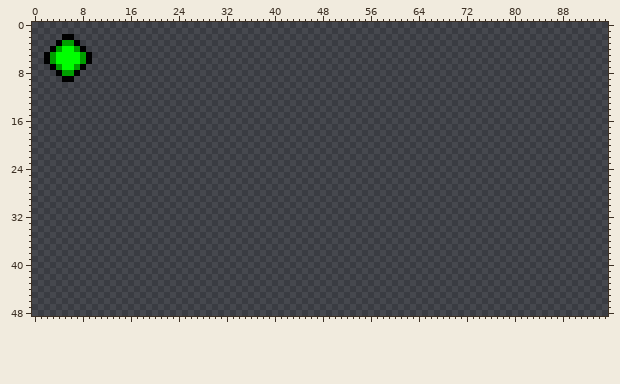
A sprite sheet gets an edit: Minimap/Icons.png. The first picture shows the starting point.
The file is 96x96 pixels. Shown: x 0..95, y 0..48.
Once edited:
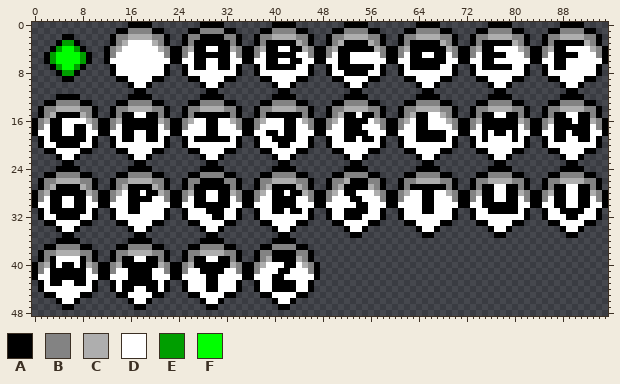
Palette (. is transparent): A #000000  B #838383  C #aeaeae  D #ffffff  E #009e00  F #00ff00
Changes in this commit:
y 0: x 16..19 .... -> AAAA; x 28..31 .... -> AAAA; x 40..43 .... -> AAAA; x 52..55 .... -> AAAA; x 64..67 .... -> AAAA; x 76..79 .... -> AAAA; x 88..91 .... -> AAAA
y 1: x 14..21 ........ -> AABBBBAA; x 26..33 ........ -> AABBBBAA; x 38..45 ........ -> AABBBBAA; x 50..57 ........ -> AABBBBAA; x 62..69 ........ -> AABBBBAA; x 74..81 ........ -> AABBBBAA; x 86..93 ........ -> AABBBBAA
y 2: x 13..22 .......... -> ABBCCCCBBA; x 25..34 .......... -> ABBAAAABBA; x 37..46 .......... -> ABBCCCCBBA; x 49..58 .......... -> ABBCCCCBBA; x 61..70 .......... -> ABBCCCCBBA; x 73..82 .......... -> ABBCCCCBBA; x 85..94 .......... -> ABBCCCCBBA
y 3: x 13..22 .......... -> ABCDDDDCBA; x 25..34 .......... -> ABAAAAAABA; x 37..46 .......... -> ABAAAAACBA; x 49..58 .......... -> ABCAAAACBA; x 61..70 .......... -> ABAAAAACBA; x 73..82 .......... -> ABAAAAACBA; x 85..94 .......... -> ABAAAAACBA
y 4: x 12..95 .................................................................................... -> ABCDDDDDDCBAABCAADDAACBAABCAADDAACBAABCAAAAAACBAABCAAAAAACBAABCAADDDDCBAABCAADDDDCBA
y 5: x 12..95 .................................................................................... -> ABDDDDDDDDBAABDAAAAAADBAABDAAAAADDBAABDAADDDDDBAABDAADDAADBAABDAAAADDDBAABDAAAADDDBA
y 6: x 12..95 .................................................................................... -> ADDDDDDDDDDAADDAADDAADDAADDAADDAADDAADDAADDDDDDAADDAAAAAADDAADDAADDDDDDAADDAADDDDDDA
y 7: x 13..22 .......... -> ADDDDDDDDA; x 25..34 .......... -> ADAADDAADA; x 37..46 .......... -> ADAAAAADDA; x 49..58 .......... -> ADAAAAAADA; x 61..70 .......... -> ADAAAAADDA; x 73..82 .......... -> ADAAAAADDA; x 85..94 .......... -> ADAADDDDDA
y 8: x 13..22 .......... -> ADDDDDDDDA; x 25..34 .......... -> ADDDDDDDDA; x 37..46 .......... -> ADDDDDDDDA; x 49..58 .......... -> ADDAAAADDA; x 61..70 .......... -> ADDDDDDDDA; x 73..82 .......... -> ADDDDDDDDA; x 85..94 .......... -> ADDDDDDDDA
y 9: x 14..21 ........ -> AADDDDAA; x 26..33 ........ -> AADDDDAA; x 38..45 ........ -> AADDDDAA; x 50..57 ........ -> AADDDDAA; x 62..69 ........ -> AADDDDAA; x 74..81 ........ -> AADDDDAA; x 86..93 ........ -> AADDDDAA
y 10: x 16..19 .... -> ADDA; x 28..31 .... -> ADDA; x 40..43 .... -> ADDA; x 52..55 .... -> ADDA; x 64..67 .... -> ADDA; x 76..79 .... -> ADDA; x 88..91 .... -> ADDA
y 11: x 17..18 .. -> AA; x 29..30 .. -> AA; x 41..42 .. -> AA; x 53..54 .. -> AA; x 65..66 .. -> AA; x 77..78 .. -> AA; x 89..90 .. -> AA
y 12: x 4..7 .... -> AAAA; x 16..19 .... -> AAAA; x 28..31 .... -> AAAA; x 40..43 .... -> AAAA; x 52..55 .... -> AAAA; x 64..67 .... -> AAAA; x 76..79 .... -> AAAA; x 88..91 .... -> AAAA
y 13: x 2..9 ........ -> AABBBBAA; x 14..21 ........ -> AABBBBAA; x 26..33 ........ -> AABBBBAA; x 38..45 ........ -> AABBBBAA; x 50..57 ........ -> AABBBBAA; x 62..69 ........ -> AABBBBAA; x 74..81 ........ -> AABBBBAA; x 86..93 ........ -> AABBBBAA
y 14: x 1..10 .......... -> ABBCCCCBBA; x 13..22 .......... -> ABBCCCCBBA; x 25..34 .......... -> ABBCCCCBBA; x 37..46 .......... -> ABBCCCCBBA; x 49..58 .......... -> ABBCCCCBBA; x 61..70 .......... -> ABBCCCCBBA; x 73..82 .......... -> ABBCCCCBBA; x 85..94 .......... -> ABBCCCCBBA
y 15: x 1..10 .......... -> ABCAAAACBA; x 13..22 .......... -> ABAADDAABA; x 25..34 .......... -> ABAAAAAABA; x 37..46 .......... -> ABAAAAAABA; x 49..58 .......... -> ABCAADAABA; x 61..70 .......... -> ABCAADDCBA; x 73..82 .......... -> ABAADDAABA; x 85..94 .......... -> ABAADDAABA
y 16: x 0..95 ................................................................................................ -> ABCAADDDDCBAABCAAAAAACBAABCDDAADDCBAABCDDDAADCBAABCDAAAADCBAABCDAADDDCBAABCAAAAAACBAABCAAADAACBA
y 17: x 0..95 ................................................................................................ -> ABDAADDAADBAABDAAAAAADBAABDDDAADDDBAABDDDDAADDBAABDDAAADDDBAABDDAADDDDBAABDAAAAAADBAABDAAAAAADBA
y 18: x 0..95 ................................................................................................ -> ADDAADDAADDAADDAADDAADDAADDDDAADDDDAADDAADAADDDAADDDAAAADDDAADDDAAAAADDAADDADAADADDAADDAADAAADDA
y 19: x 1..10 .......... -> ADAAAAAADA; x 13..22 .......... -> ADAADDAADA; x 25..34 .......... -> ADAAAAAADA; x 37..46 .......... -> ADDAAAADDA; x 49..58 .......... -> ADDAADAADA; x 61..70 .......... -> ADDAAAAADA; x 73..82 .......... -> ADADDDDADA; x 85..94 .......... -> ADAADDAADA
y 20: x 1..10 .......... -> ADDAAAADDA; x 13..22 .......... -> ADDDDDDDDA; x 25..34 .......... -> ADDDDDDDDA; x 37..46 .......... -> ADDDAADDDA; x 49..58 .......... -> ADDDDDDDDA; x 61..70 .......... -> ADDDDDDDDA; x 73..82 .......... -> ADDDDDDDDA; x 85..94 .......... -> ADDDDDDDDA
y 21: x 2..9 ........ -> AADDDDAA; x 14..21 ........ -> AADDDDAA; x 26..33 ........ -> AADDDDAA; x 38..45 ........ -> AADDDDAA; x 50..57 ........ -> AADDDDAA; x 62..69 ........ -> AADDDDAA; x 74..81 ........ -> AADDDDAA; x 86..93 ........ -> AADDDDAA
y 22: x 4..7 .... -> ADDA; x 16..19 .... -> ADDA; x 28..31 .... -> ADDA; x 40..43 .... -> ADDA; x 52..55 .... -> ADDA; x 64..67 .... -> ADDA; x 76..79 .... -> ADDA; x 88..91 .... -> ADDA
y 23: x 5..6 .. -> AA; x 17..18 .. -> AA; x 29..30 .. -> AA; x 41..42 .. -> AA; x 53..54 .. -> AA; x 65..66 .. -> AA; x 77..78 .. -> AA; x 89..90 .. -> AA
y 24: x 4..7 .... -> AAAA; x 16..19 .... -> AAAA; x 28..31 .... -> AAAA; x 40..43 .... -> AAAA; x 52..55 .... -> AAAA; x 64..67 .... -> AAAA; x 76..79 .... -> AAAA; x 88..91 .... -> AAAA
y 25: x 2..9 ........ -> AABBBBAA; x 14..21 ........ -> AABBBBAA; x 26..33 ........ -> AABBBBAA; x 38..45 ........ -> AABBBBAA; x 50..57 ........ -> AABBBBAA; x 62..69 ........ -> AABBBBAA; x 74..81 ........ -> AABBBBAA; x 86..93 ........ -> AABBBBAA
y 26: x 1..10 .......... -> ABBCCCCBBA; x 13..22 .......... -> ABBCCCCBBA; x 25..34 .......... -> ABBAAAABBA; x 37..46 .......... -> ABBCCCCBBA; x 49..58 .......... -> ABBCAAABBA; x 61..70 .......... -> ABBCCCCBBA; x 73..82 .......... -> ABBCCCCBBA; x 85..94 .......... -> ABBCCCCBBA
y 27: x 1..10 .......... -> ABCAAAACBA; x 13..22 .......... -> ABCAAAACBA; x 25..34 .......... -> ABAAAAAABA; x 37..46 .......... -> ABCAAAACBA; x 49..58 .......... -> ABCAAAACBA; x 61..70 .......... -> ABAAAAAABA; x 73..82 .......... -> ABAADDAABA; x 85..94 .......... -> ABAADDAABA
y 28: x 0..95 ................................................................................................ -> ABCAAAAAACBAABCDAADAACBAABCAADDAACBAABCDAADAACBAABCDAADDDCBAABCDDAADDCBAABCAADDAACBAABCAADDAACBA
y 29: x 0..95 ................................................................................................ -> ABDAADDAADBAABDDAAAADDBAABDAADDAADBAABDDAAAADDBAABDDDAADDDBAABDDDAADDDBAABDAADDAADBAABDAADDAADBA
y 30: x 0..95 ................................................................................................ -> ADDAADDAADDAADDDAADDDDDAADDAAAAAADDAADDDAAAADDDAADDDDDAADDDAADDDDAADDDDAADDAAAAAADDAADDAADDAADDA
y 31: x 1..10 .......... -> ADAAAAAADA; x 13..22 .......... -> ADDAADDDDA; x 25..34 .......... -> ADDDAAADDA; x 37..46 .......... -> ADDAADAADA; x 49..58 .......... -> ADDAAAADDA; x 61..70 .......... -> ADDDAADDDA; x 73..82 .......... -> ADDAAAAADA; x 85..94 .......... -> ADDAAAADDA
y 32: x 1..10 .......... -> ADDAAAADDA; x 13..22 .......... -> ADDDDDDDDA; x 25..34 .......... -> ADDDDAADDA; x 37..46 .......... -> ADDDDDDDDA; x 49..58 .......... -> ADDAAADDDA; x 61..70 .......... -> ADDDDDDDDA; x 73..82 .......... -> ADDDDDDDDA; x 85..94 .......... -> ADDDAADDDA
y 33: x 2..9 ........ -> AADDDDAA; x 14..21 ........ -> AADDDDAA; x 26..33 ........ -> AADDDDAA; x 38..45 ........ -> AADDDDAA; x 50..57 ........ -> AADDDDAA; x 62..69 ........ -> AADDDDAA; x 74..81 ........ -> AADDDDAA; x 86..93 ........ -> AADDDDAA
y 34: x 4..7 .... -> ADDA; x 16..19 .... -> ADDA; x 28..31 .... -> ADDA; x 40..43 .... -> ADDA; x 52..55 .... -> ADDA; x 64..67 .... -> ADDA; x 76..79 .... -> ADDA; x 88..91 .... -> ADDA
y 35: x 5..6 .. -> AA; x 17..18 .. -> AA; x 29..30 .. -> AA; x 41..42 .. -> AA; x 53..54 .. -> AA; x 65..66 .. -> AA; x 77..78 .. -> AA; x 89..90 .. -> AA
y 36: x 4..7 .... -> AAAA; x 16..19 .... -> AAAA; x 28..31 .... -> AAAA; x 40..43 .... -> AAAA
y 37: x 2..9 ........ -> AABBBBAA; x 14..21 ........ -> AABBBBAA; x 26..33 ........ -> AABBBBAA; x 38..45 ........ -> AABBBBAA
y 38: x 1..10 .......... -> ABBCCCCBBA; x 13..22 .......... -> ABBCCCCBBA; x 25..34 .......... -> ABBCCCCBBA; x 37..46 .......... -> ABBAAAABBA
y 39: x 1..10 .......... -> ABADDDDABA; x 13..22 .......... -> ABAADDAABA; x 25..34 .......... -> ABAADDAABA; x 37..46 .......... -> ABCAAAACBA
y 40: x 0..47 ................................................ -> ABCADAADACBAABCAAAAAACBAABCAAAAAACBAABCDDDAADCBA
y 41: x 0..47 ................................................ -> ABDAAAAAADBAABDDAAAADDBAABDDAAAADDBAABDDDAADDDBA
y 42: x 0..47 ................................................ -> ADDAAAAAADDAADDDAAAADDDAADDDDAADDDDAADDDAADDDDDA
y 43: x 1..10 .......... -> ADAADDAADA; x 13..22 .......... -> ADAAAAAADA; x 25..34 .......... -> ADDDAADDDA; x 37..46 .......... -> ADDAAAADDA
y 44: x 1..10 .......... -> ADDDDDDDDA; x 13..22 .......... -> ADAADDAADA; x 25..34 .......... -> ADDDAADDDA; x 37..46 .......... -> ADDAAAADDA
y 45: x 2..9 ........ -> AADDDDAA; x 14..21 ........ -> AADDDDAA; x 26..33 ........ -> AADDDDAA; x 38..45 ........ -> AADDDDAA
y 46: x 4..7 .... -> ADDA; x 16..19 .... -> ADDA; x 28..31 .... -> ADDA; x 40..43 .... -> ADDA
y 47: x 5..6 .. -> AA; x 17..18 .. -> AA; x 29..30 .. -> AA; x 41..42 .. -> AA
